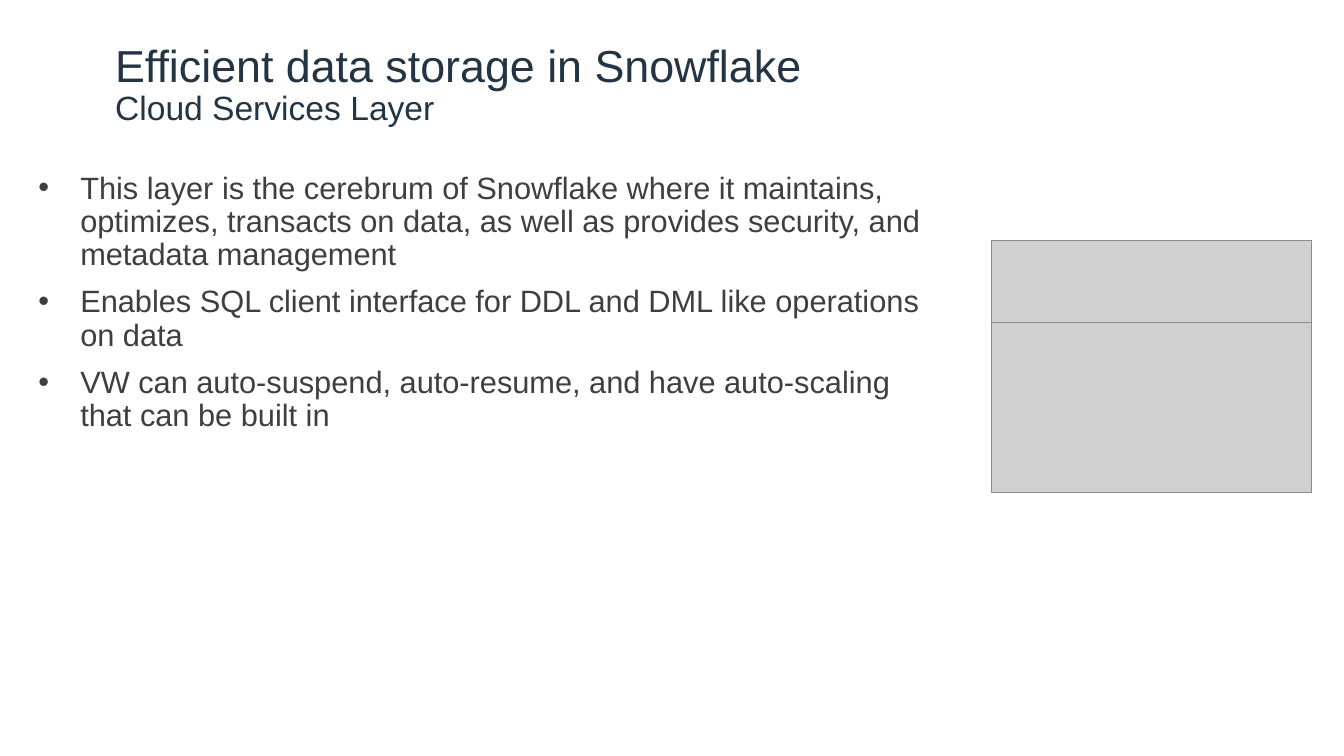
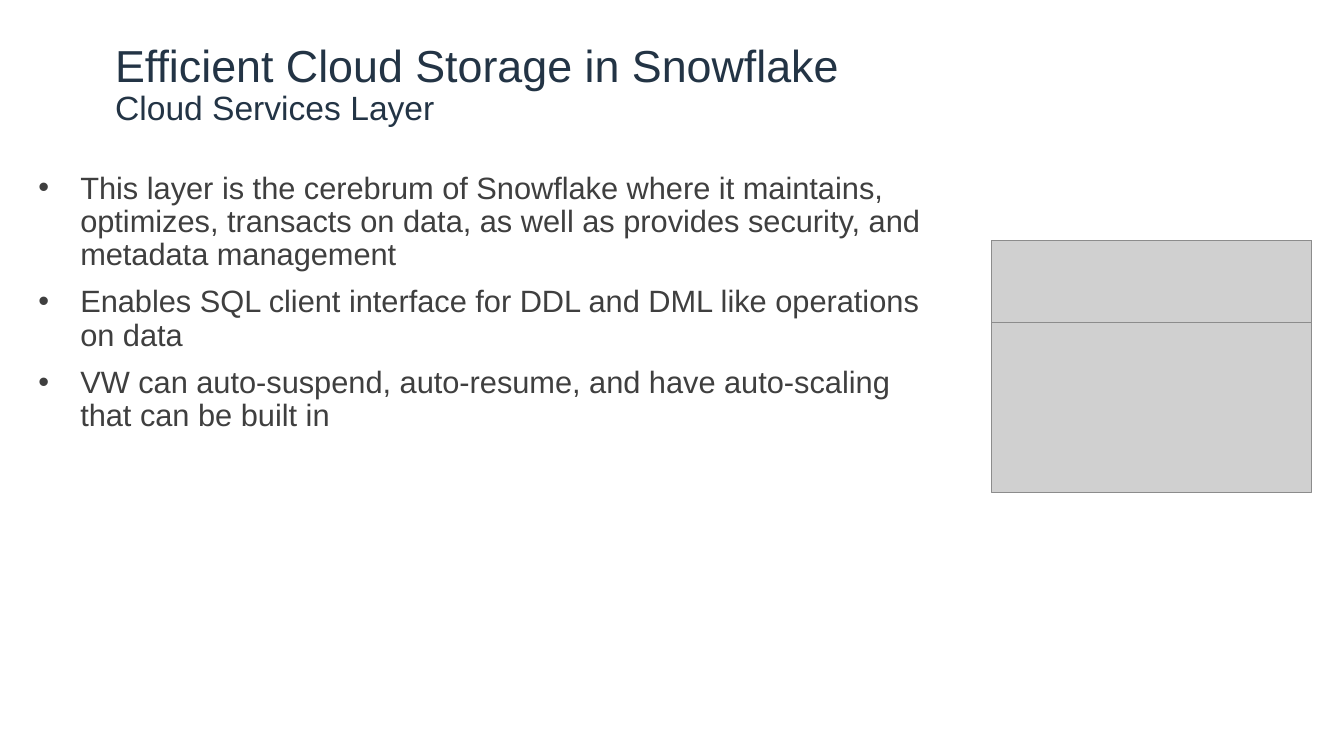
Before and after one commit to kerrynakayama/developintelligence_data_engineering, a slide deck: slide 7 of Day_03/day3_mod7.pptx (slide 6 before the commit). Drawn at 1344x756 pixels with LibreOffice and Linux fonts; fonts in the diff are those of the drawing; grey boxes stand for pictures; background and template pictures are left out. Boxes give left, top, right and bottom in pixels: in the first picture for what was removed or moved away, otherwise in the second. Text is boxed around its words. In the diff, an @@ line names an element or a change of style, - is before the commit and + after.

```diff
--- a/Day_03/day3_mod7.pptx
+++ b/Day_03/day3_mod7.pptx
@@ title at bbox=[115, 49, 839, 127]: text changed @@
-Efficient data storage in Snowflake
-Cloud Services Layer
+Efficient Cloud Storage in Snowflake
+Cloud Services Layer
```
Also in this commit, not shown: 1 other slide changed, 1 slide added.
